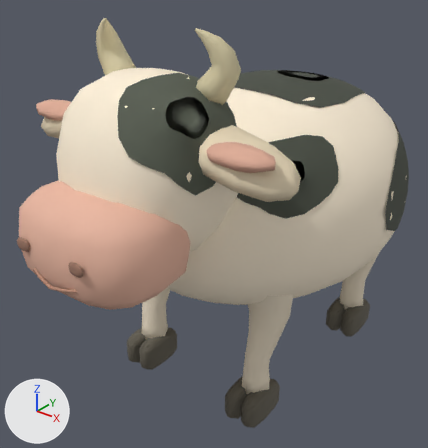
Before and after pictures for a commit that changed the glTF model assets/art-v1/cow-lod.gltf.
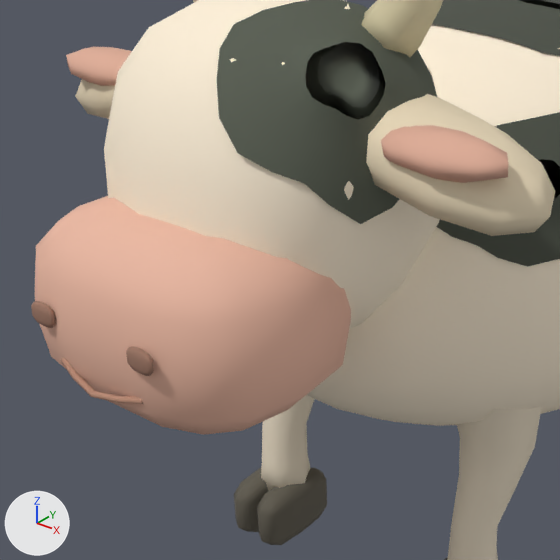
Each version is shown whole from a 50 mm camera at (1.55, -2.33, 2.09) aimed at (-0.11, -0.25, 0.8), then close up on the part from 0% to 71% of the width and 17% to 84% of the height. Lighting does not change. The marker at lower left points along +X, +Y and +Z. The older version's two pictures come first. Where no turn or scale is listed for an object, it has been applied to the vertices.

In view in the first close-up: 'cloven-hoof-2-toe-1', 'curved-horn-1', 'curved-leg-2', 'curved-leg-3', 'ear-1', 'ear-interior-1', 'flush-coat-marking-2', 'flush-coat-marking-3', 'forehead-coat-marking', 'head-and-forehead', 'sculpted-shoulders-belly', 'soft-pink-muzzle' and 6 more.
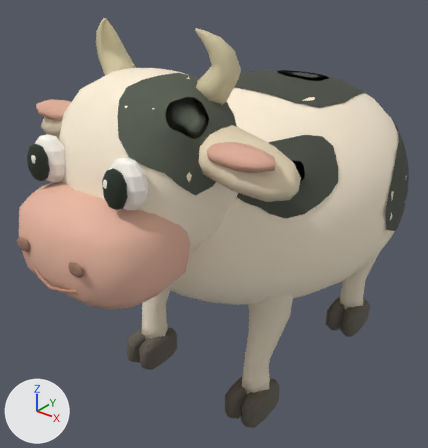
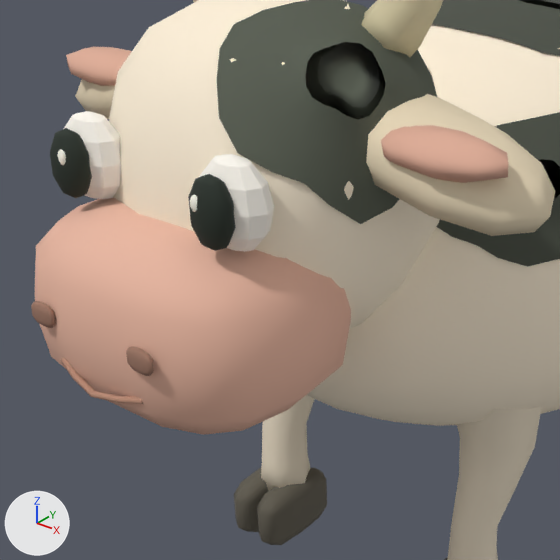
Edits to the bpy script that builds the scene:
```text
Add mat_fffaf0:
    mat_fffaf0 = principled_material('#fffaf0')
    mat_fffaf0.base_color = (1.0, 0.956, 0.871)  # white #fffaf0
    mat_fffaf0.roughness = 0.85
Change me_eye__1:
    used by ob_eye__1; location = (0.0, 0.0, 0.0)
    remove me_eye__1.from_pydata(...)  # 38 vertices, 72 faces; spans x -0.2211..-0.1363, y -1.0592..-1.0068, z 1.277..1.409
    add me_eye__1.from_pydata(...)  # 38 vertices, 72 faces; spans x -0.246..-0.151, y -1.1775..-1.1145, z 1.2824..1.4276
    me_eye__1 part 1: the whole mesh is scaled about its middle by (1.12, 1.2, 1.1), then moved by (-0.0198, -0.113, 0.012)
Change me_eye_sparkle__1:
    used by ob_eye_sparkle__1; location = (0.0, 0.0, 0.0)
    remove me_eye_sparkle__1.from_pydata(...)  # 34 vertices, 64 faces; spans x -0.1844..-0.1616, y -1.0626..-1.0474, z 1.348..1.382
    add me_eye_sparkle__1.from_pydata(...)  # 34 vertices, 64 faces; spans x -0.1994..-0.1766, y -1.1786..-1.1634, z 1.36..1.394
    me_eye_sparkle__1 part 2: the whole mesh is moved by (-0.015, -0.116, 0.012)
Change me_eye_1:
    used by ob_eye_1; location = (0.0, 0.0, 0.0)
    remove me_eye_1.from_pydata(...)  # 38 vertices, 72 faces; spans x 0.1389..0.2237, y -1.0592..-1.0068, z 1.277..1.409
    add me_eye_1.from_pydata(...)  # 38 vertices, 72 faces; spans x 0.154..0.249, y -1.1775..-1.1145, z 1.2824..1.4276
    me_eye_1 part 3: the whole mesh is scaled about its middle by (1.12, 1.2, 1.1), then moved by (0.0202, -0.113, 0.012)
Add me_eye_ivory_sclera_1:
    me_eye_ivory_sclera_1.from_pydata(...)  # a UV sphere (10 segments, 6 rings, poles along z) spanning x 0.117..0.283, y -1.14..-1.042, z 1.264..1.448
    me_eye_ivory_sclera_1.materials.append(mat_fffaf0)  # white #fffaf0
Add me_eye_ivory_sclera__1:
    me_eye_ivory_sclera__1.from_pydata(...)  # a UV sphere (10 segments, 6 rings, poles along z) spanning x -0.283..-0.117, y -1.14..-1.042, z 1.264..1.448
    me_eye_ivory_sclera__1.materials.append(mat_fffaf0)  # white #fffaf0
Add ob_eye_ivory_sclera_1:
    ob_eye_ivory_sclera_1 = bpy.data.objects.new('eye-ivory-sclera-1', me_eye_ivory_sclera_1)
    ob_eye_ivory_sclera_1.location = (0.0, 0.0, 0.0)
Add ob_eye_ivory_sclera__1:
    ob_eye_ivory_sclera__1 = bpy.data.objects.new('eye-ivory-sclera--1', me_eye_ivory_sclera__1)
    ob_eye_ivory_sclera__1.location = (0.0, 0.0, 0.0)
```

Where the change shows, as pixel boxes [x1, y1, x2, y2] in the close-ups (560 x 560 px):
'eye-ivory-sclera-1', added
    after: [199, 154, 274, 252]
'eye-ivory-sclera--1', added
    after: [64, 111, 121, 199]
'eye-1', moved, rescaled (not visible before)
    after: [188, 174, 236, 251]
'eye--1', moved, rescaled (not visible before)
    after: [50, 128, 92, 198]
'eye-sparkle--1', moved (not visible before)
    after: [57, 149, 66, 165]
